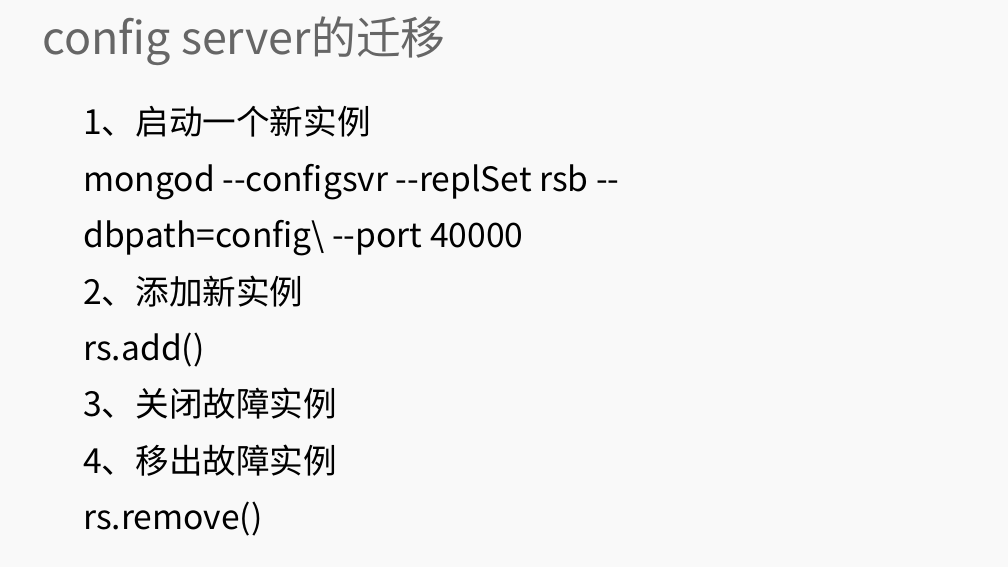
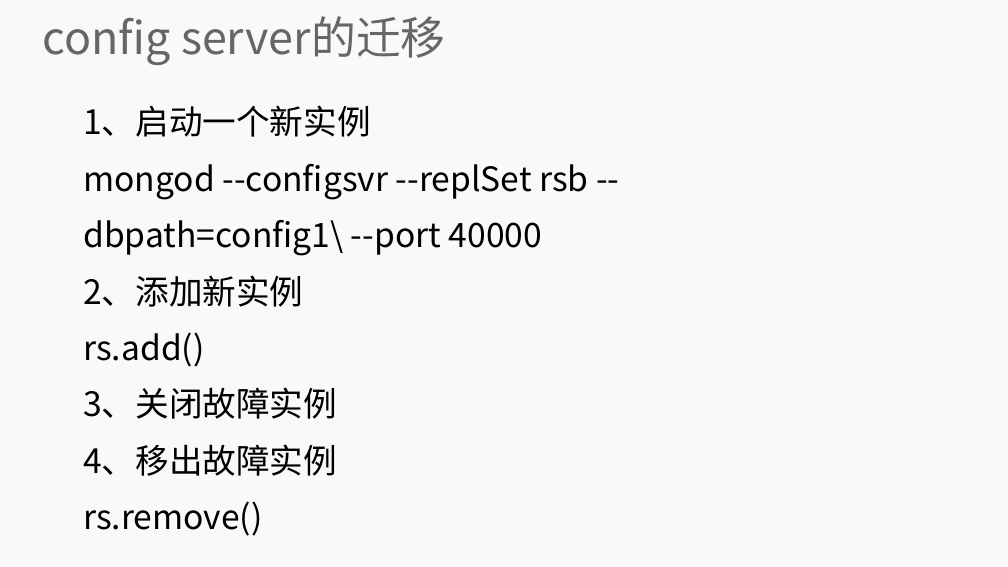
Before and after one commit to lihuanzhen2016/no-sql, a slide deck: slide 27 of PPT/13 MongoDB 分片.pptx. Drawn at 1008x567 pixels with LibreOffice and Linux fonts; fonts in the diff are those of the drawing; background and template pictures are left out. Boxes give left, top, right and bottom in pixels: in the first picture for what was removed or moved away, otherwise in the second. Text is boxed around its words. In the diff, an @@ line names an element or a change of style, - is before the commit and + after.

```diff
--- a/PPT/13 MongoDB 分片.pptx
+++ b/PPT/13 MongoDB 分片.pptx
@@ subtitle at <box>83,164,588,256</box>: text changed @@
-mongod --configsvr --replSet rsb --dbpath=config\ --port 40000
+mongod --configsvr --replSet rsb --dbpath=config1\ --port 40000
```
Also in this commit, not shown: 4 other slides changed, 2 other files.
